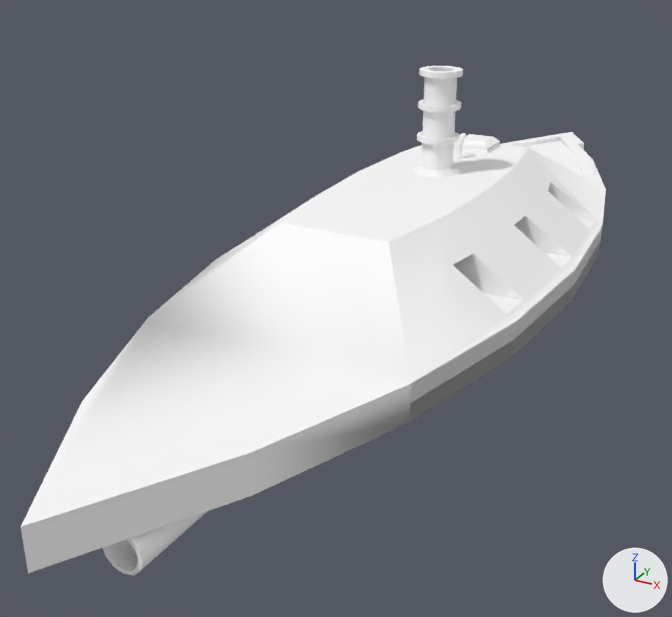
Renders of the FBX model Assets/World objects/Ships_raw/terran - sloop richmond.fbx from each side of a commit.
Camera for both pictures: a 50 mm lens placed at (3.34, -7.69, 2.97), pointed at (-0.51, -0.69, -0.53). Arrows for +X, +Y and +Z are at lower right; the lights stay in place. Vertices at the same position are counted once.

Objects in the first picture: 'instance_0'.
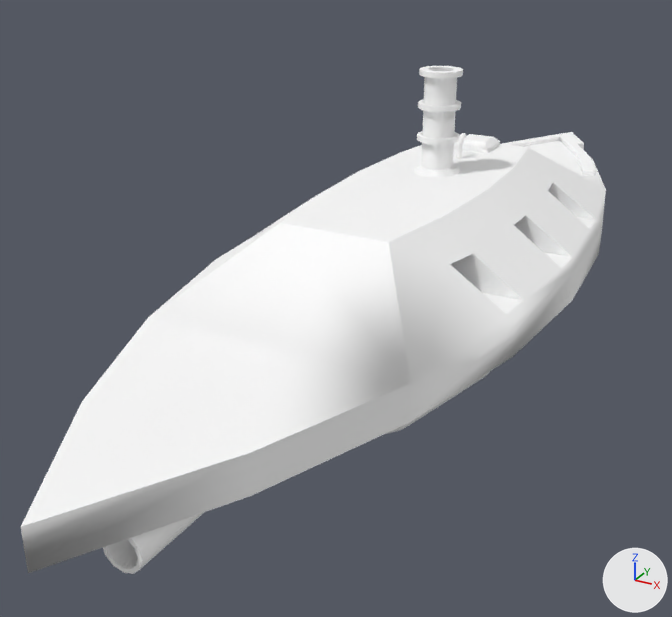
The change in detail:
me_id108 is used by ob_instance_0; location (0.0, 0.0, 0.0).
me_id108 had 567 vertices, 353 faces and spanned x -1.5..1.5, y -5.0..5.2, z -0.6..1.55.
me_id108 now has 869 vertices, 1452 faces and spans x -1.5..1.5, y -5.0..5.2, z -0.6..1.55.
me_id108 part 1: the loose piece of 72 vertices spanning x 0.05..0.35, y -4.51..-3.44, z -0.58..-0.28 is rebuilt with 81 vertices and now spans x 0.04..0.34, y -4.5..-3.43, z -0.58..-0.28.
me_id108 part 2: a new loose piece of 55 vertices spanning x 0.76..1.34, y -2.61..-1.62, z -0.42..-0.3, in mat_material (white #ffffff).
me_id108 part 3: a new loose piece of 16 vertices spanning x 0.02..1.12, y -3.51..-2.61, z -0.42..-0.3, in mat_material (white #ffffff).
me_id108 part 4: 5 vertices removed from x 0.0..1.33, y -1.32..3.5, z -0.3..0.37; 147 vertices added at x -1.43..1.43, y -3.85..5.05, z -0.6..0.8.

Where the change shows, as pixel boxes (x1, y1, x2, y2) in the pictures (672 x 617 px):
'instance_0', reshaped
    before: (21, 66, 606, 575)
    after: (21, 66, 606, 574)
part 1 of me_id108, rebuilt
    before: (103, 511, 207, 575)
    after: (103, 513, 203, 574)
part 2 of me_id108, added
    after: (405, 372, 489, 428)
part 3 of me_id108, added
    after: (386, 423, 409, 434)
part 4 of me_id108, built on
    before: (391, 165, 606, 383)
    after: (21, 140, 606, 526)
